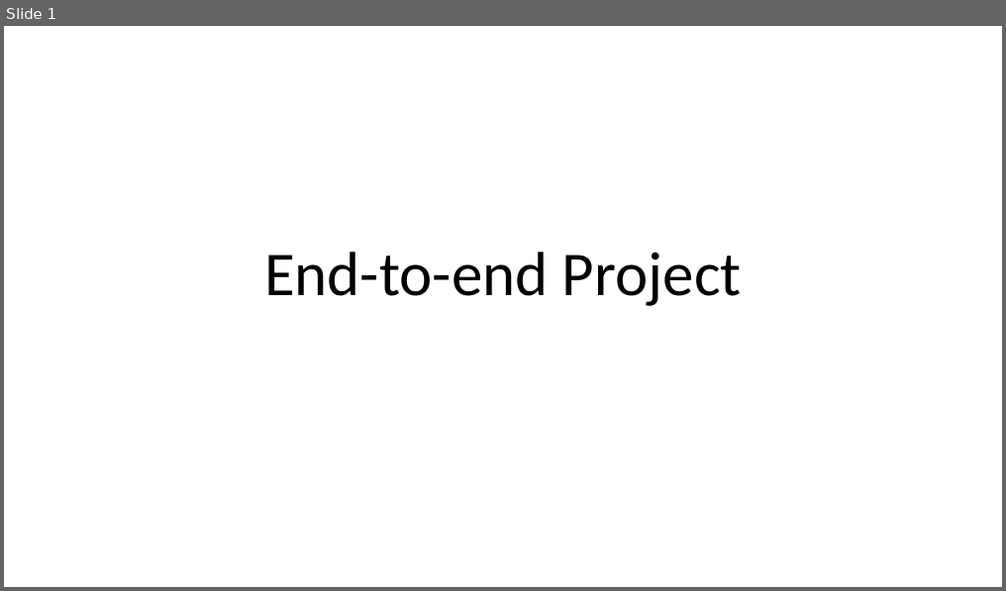
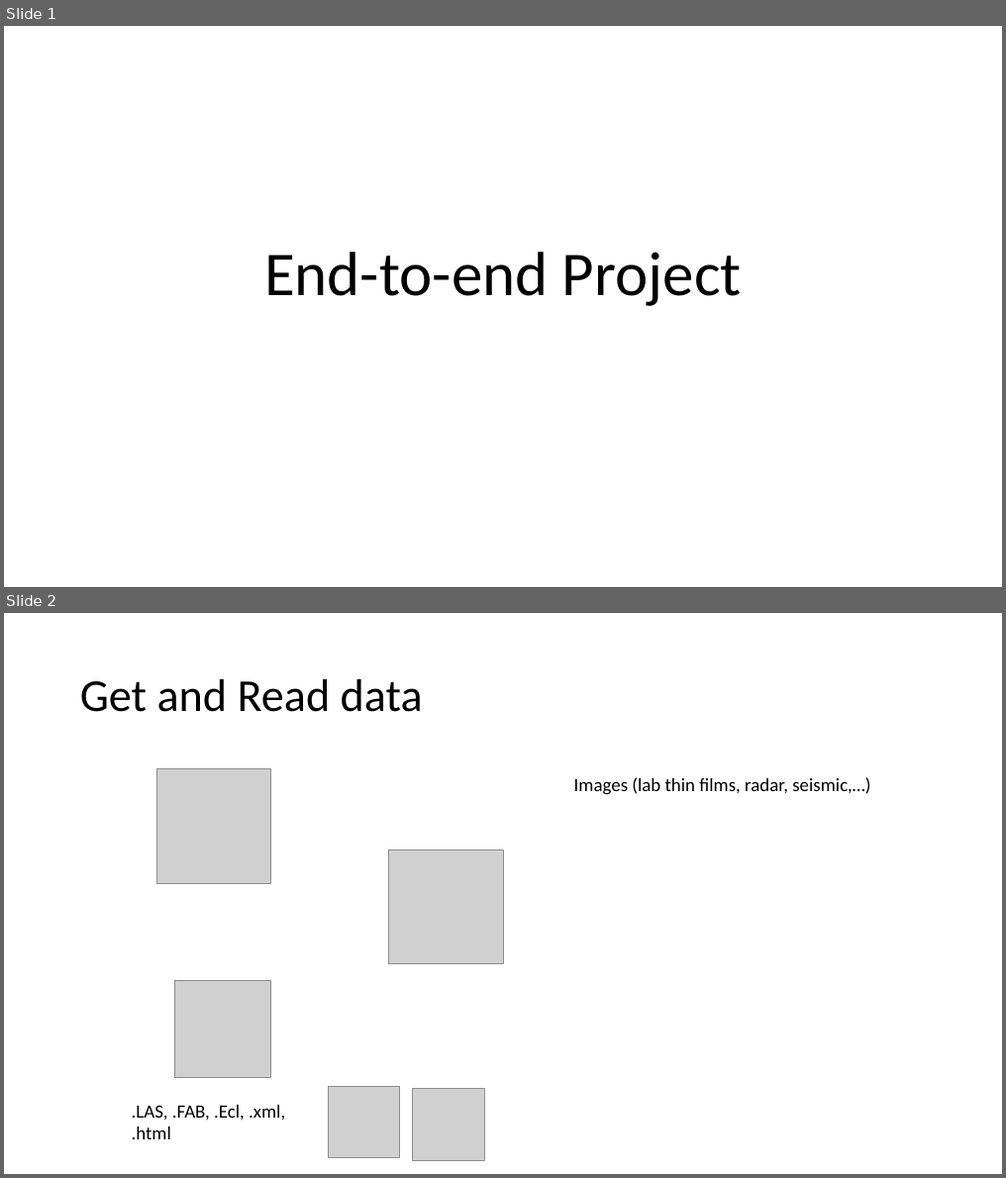
Before and after one commit to mathphysmx/teaching-ml, a slide deck: slides/03_ML_MLprojectExample.pptx. Shown one above the other, each under a label of ours: slide 1 before the commit, slides 1 and 2 after it. The pictures are 1006x591 and 1006x1178 pixels, drawn with LibreOffice and Linux fonts; fonts in the diff are those of the drawing; grey boxes stand for pictures. Boxes give left, top, right and bottom in pixels: in the first picture for what was removed or moved away, otherwise in the second. Text is boxed around its words. In the diff, an @@ line names an element or a change of style, - is before the commit and + after.

```diff
--- a/slides/03_ML_MLprojectExample.pptx
+++ b/slides/03_ML_MLprojectExample.pptx
@@ slide 2 added at box(4, 613, 1002, 1174), background #FFFFFF @@
@@ title added at box(80, 679, 423, 712), 44 pt, text #000000 @@
+Get and Read data
@@ picture added at box(156, 769, 271, 884) @@
@@ text added at box(574, 777, 870, 795), 18 pt, text #000000 @@
+Images (lab thin films, radar, seismic,…)
@@ picture added at box(389, 850, 503, 964) @@
@@ picture added at box(174, 980, 271, 1078) @@
@@ picture added at box(328, 1086, 400, 1158) @@
@@ text added at box(132, 1105, 285, 1140), 18 pt, text #000000 @@
+.LAS, .FAB, .Ecl, .xml, .html
@@ picture added at box(413, 1089, 484, 1161) @@
```
Also in this commit, not shown: 1 slide changed, 2 other slides added, 12 other files.
